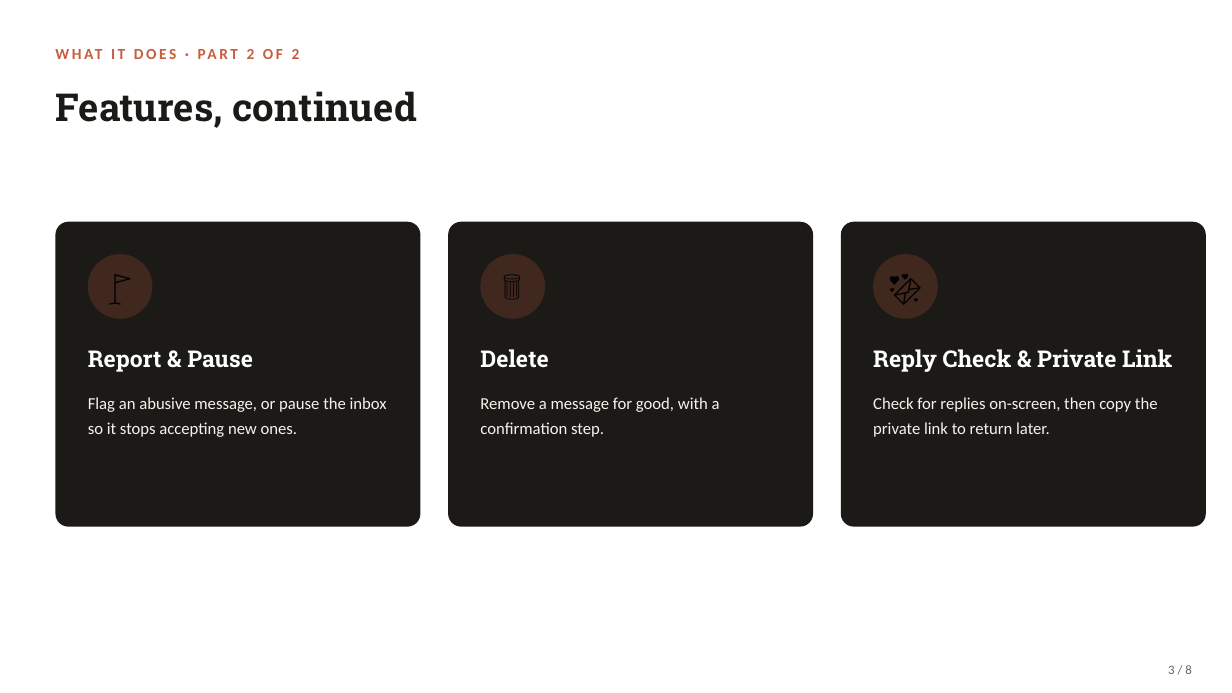
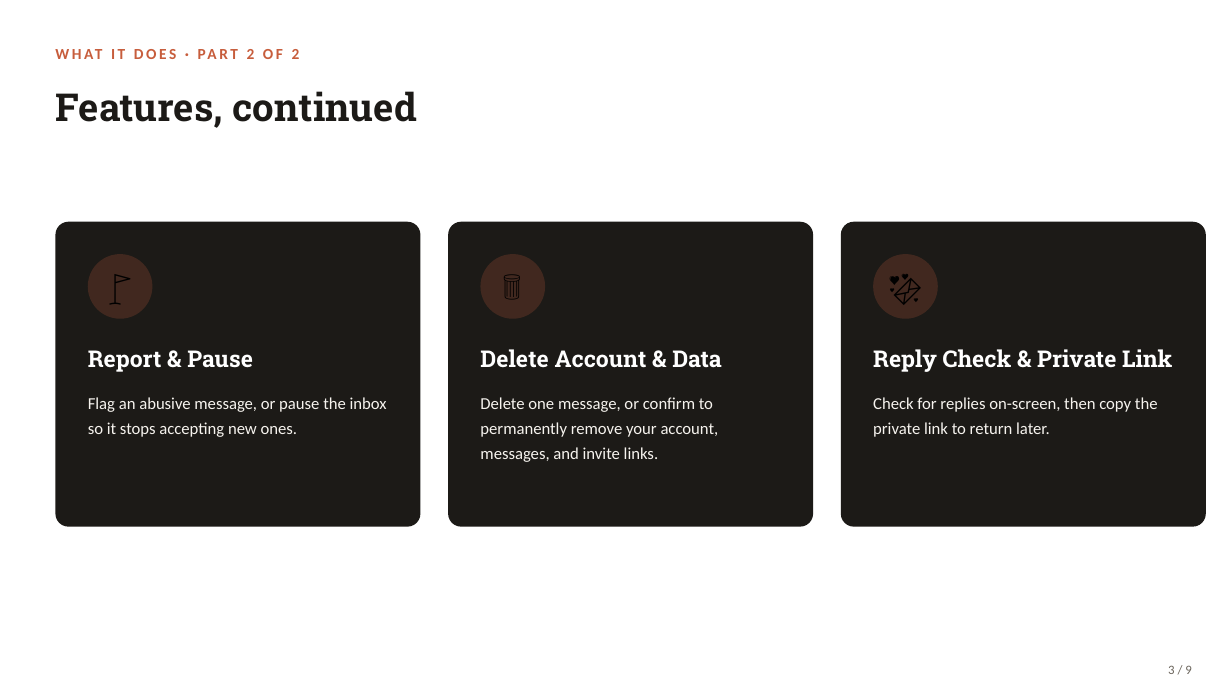
Before and after one commit to VedanshuPatel/Secret-Inbox, a slide deck: slide 3 of Secret_Inbox_Overview.pptx. Drawn at 1232x693 pixels with LibreOffice and Linux fonts; fonts in the diff are those of the drawing. Boxes give left, top, right and bottom in pixels: in the first picture for what was removed or moved away, otherwise in the second. Text is boxed around its words. In the diff, an @@ line names an element or a change of style, - is before the commit and + after.

```diff
--- a/Secret_Inbox_Overview.pptx
+++ b/Secret_Inbox_Overview.pptx
@@ text at (480,349,722,368): text changed @@
-Delete
+Delete Account & Data
@@ text at (480,397,719,462): text changed @@
-Remove a message for good, with a confirmation step.
+Delete one message, or confirm to permanently remove your account, messages, and invite links.
@@ text at (1168,665,1191,674): text changed @@
-3 / 8
+3 / 9
```
Also in this commit, not shown: 5 other slides changed, 1 slide added, 1 slide removed, 20 other files.
